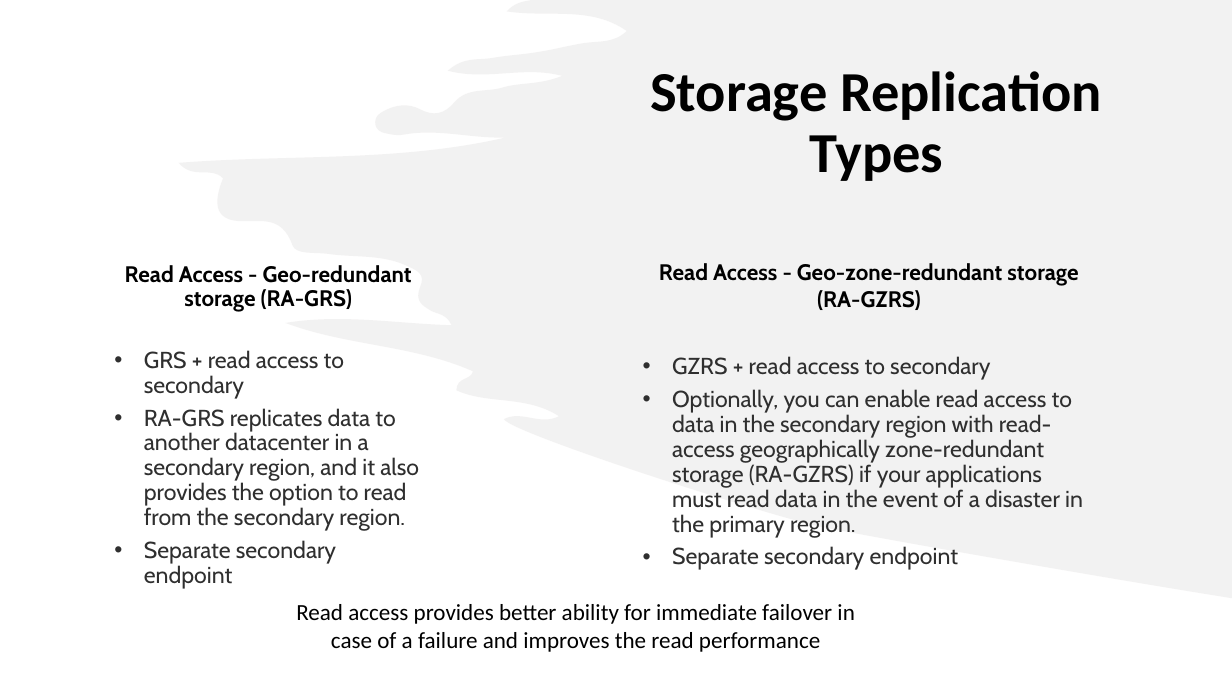
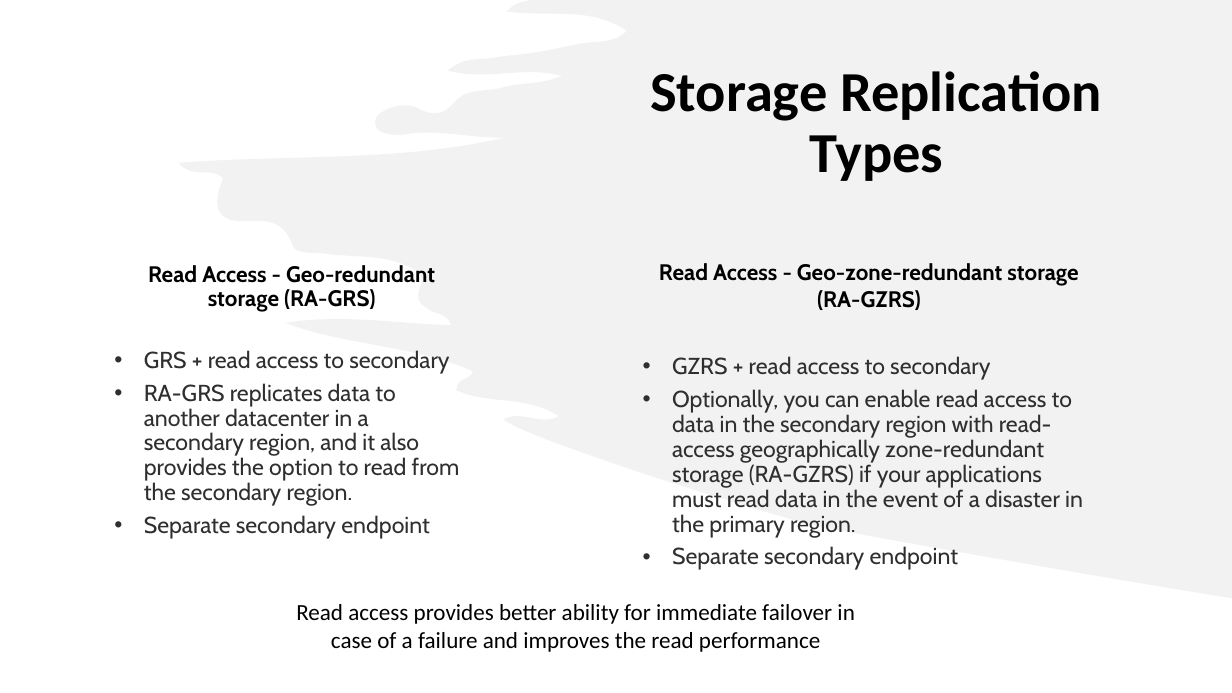
Before and after one commit to ahmedwahid/Azure-study-study, a slide deck: slide 8 of AZ-104 Azure storage - Ahmed Wahid.pptx. Drawn at 1232x693 pixels with LibreOffice and Linux fonts; fonts in the diff are those of the drawing. Boxes give left, top, right and bottom in pixels: in the first picture for what was removed or moved away, otherwise in the second. Text is boxed around its words. In the diff, an @@ line names an element or a change of style, - is before the commit and + after.

```diff
--- a/AZ-104 Azure storage - Ahmed Wahid.pptx
+++ b/AZ-104 Azure storage - Ahmed Wahid.pptx
@@ text "Read Access - Geo-redundant storage ..." rewrapped from [125, 265, 419, 589] to [144, 265, 460, 539] @@
```
